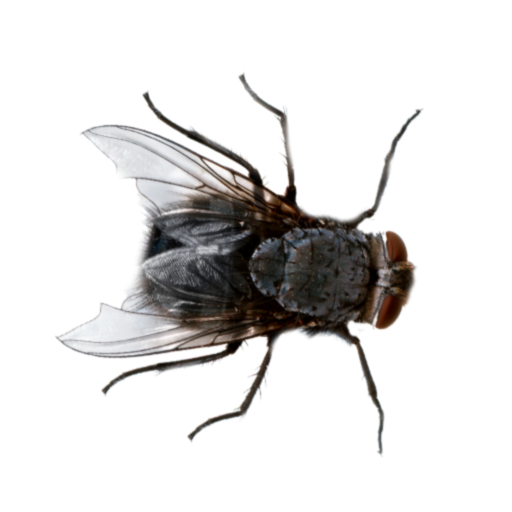
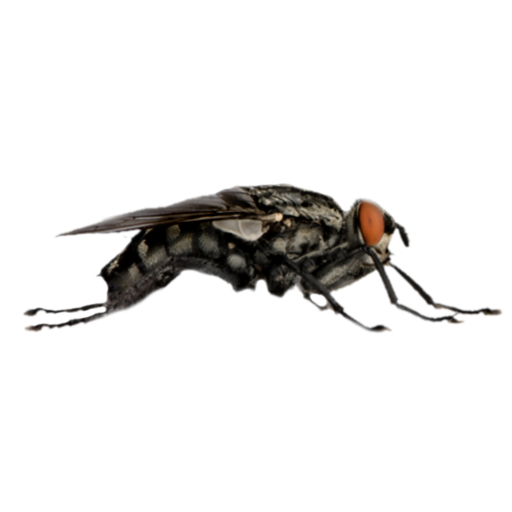
Layers edited between the first and the second (512, 512) image:
added layer "Layer 2" (linear burn) above "Layer 3" over (22, 143, 503, 398)
added layer "Layer 3" above "22387-8-flies-file" over (221, 232, 353, 279)
added layer "22387-8-flies-file" above "Layer 4" over (22, 180, 503, 335)
added layer "Layer 4" above "Layer 1" over (224, 251, 246, 273)
hid "Layer 1", painted on it over (51, 71, 425, 458)
